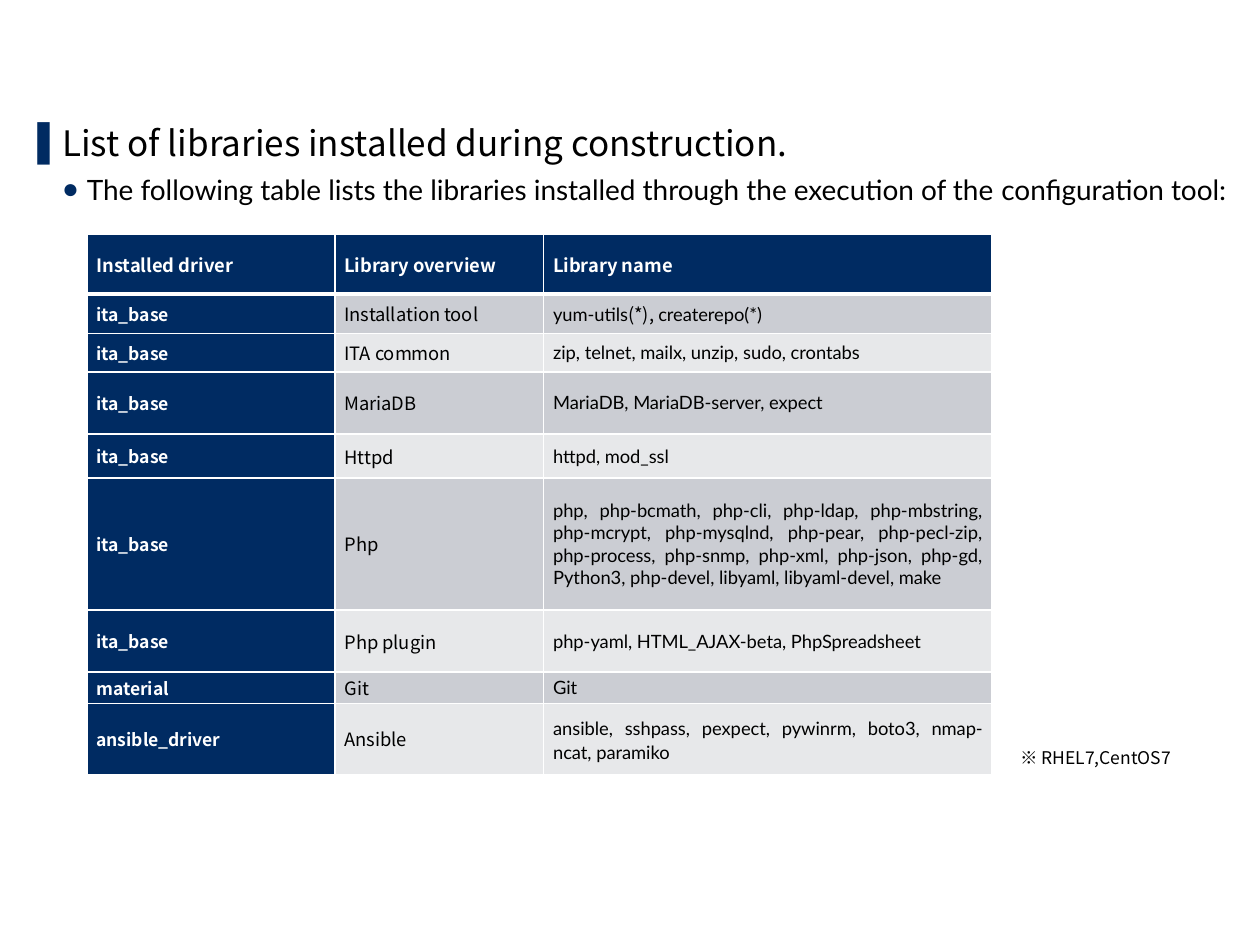
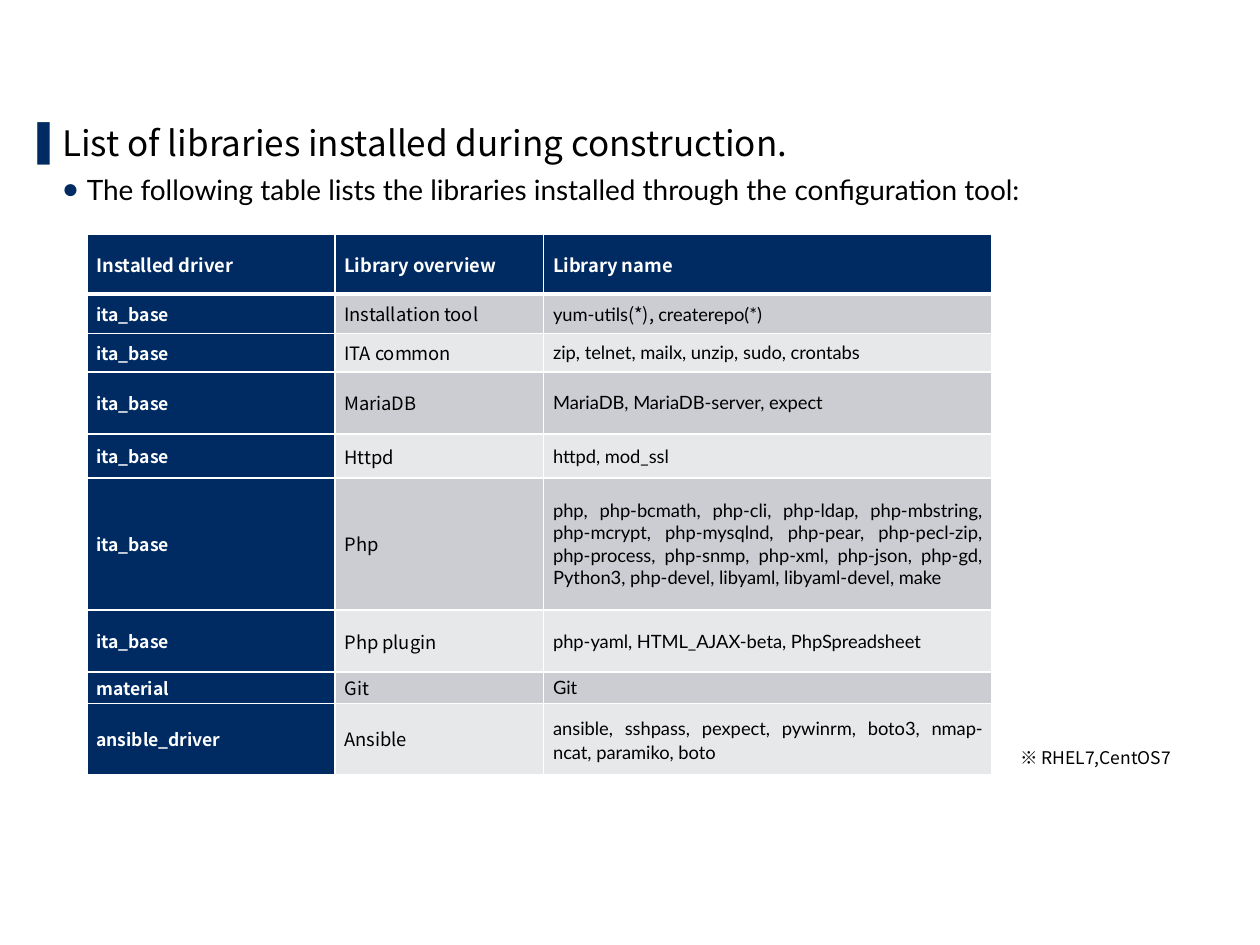
Before and after one commit to exastro-suite/it-automation-docs, a slide deck: slide 26 of asset/Learn/ITA-offline-install.pptx (slide 21 before the commit). Drawn at 1260x945 pixels with LibreOffice and Linux fonts; fonts in the diff are those of the drawing; background and template pictures are left out. Boxes give left, top, right and bottom in pixels: in the first picture for what was removed or moved away, otherwise in the second. Text is boxed around its words. In the diff, an @@ line names an element or a change of style, - is before the commit and + after.

```diff
--- a/asset/Learn/ITA-offline-install.pptx
+++ b/asset/Learn/ITA-offline-install.pptx
@@ text at [87, 179, 1019, 205]: text changed @@
-  ● The following table lists the libraries installed through the execution of the configuration tool:
+  ● The following table lists the libraries installed through the configuration tool:
@@ table at [87, 234, 993, 775] @@
-row 9, column 3: ansible, sshpass, pexpect, pywinrm, boto3, nmap-ncat, paramiko
+row 9, column 3: ansible, sshpass, pexpect, pywinrm, boto3, nmap-ncat, paramiko, boto
```
Also in this commit, not shown: 15 other slides changed, 10 slides added, 5 slides removed, 7 other files.
